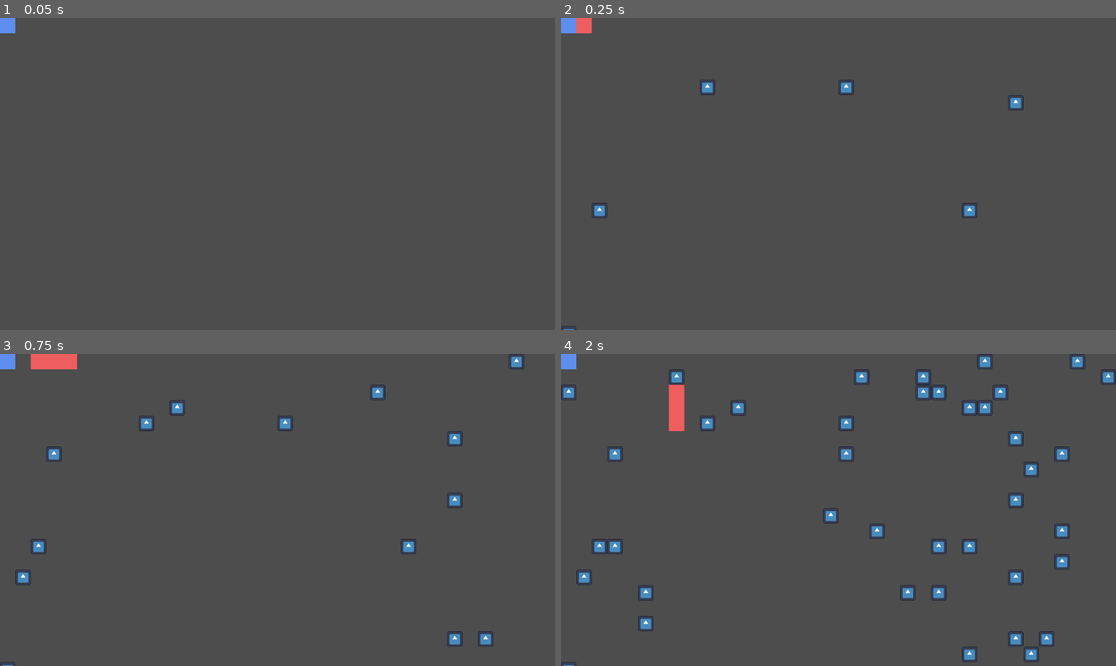
Above: before the commit, frames 1-4 (two rows, left to right).
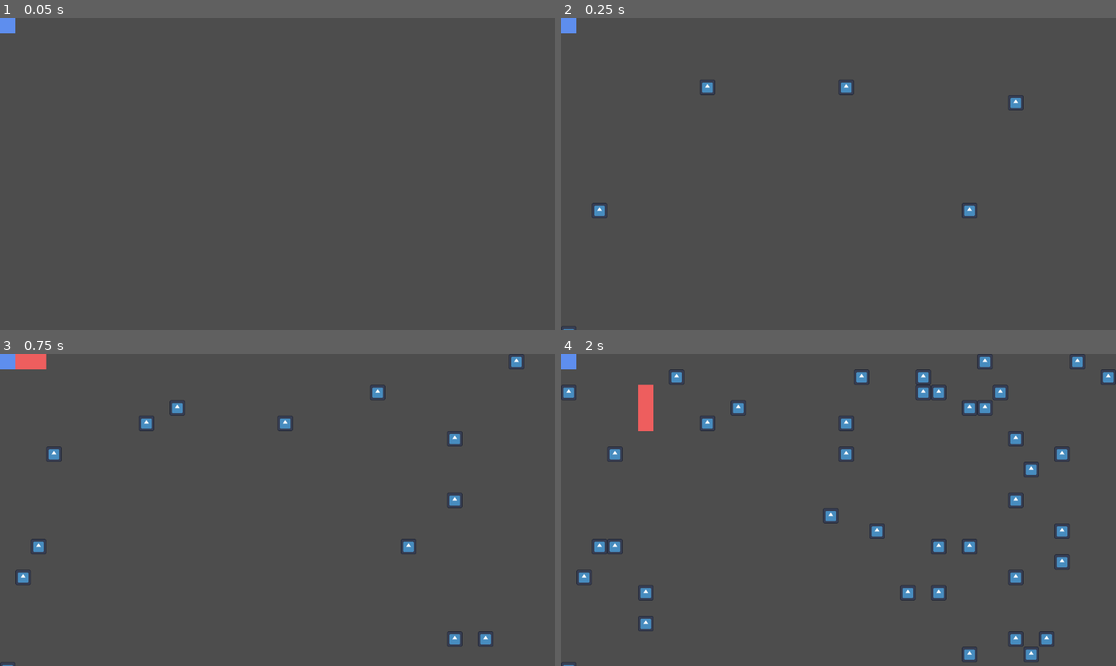
Above: after the commit, the same moments.

Repository: arrowira/MiniJam196Snake
Game: Godot game, scene res://scenes/main.tscn
The game is run twice, just before and just after one commit, with the same random seed, the same clock (stepped at 60 frames per second) and the same inputs. The engine's default icon, where the game draws it, is replaced by a stand-in: a white triangle on a blue panel in a dark square.
Inputs:
- Up to frame 1 (0.05 s): no input
- Up to frame 2 (0.25 s): no input
- Up to frame 3 (0.75 s): hold Right (p1right) from 0.53 s (still down); tap S (p2down) at 0.6 s
- Up to frame 4 (2 s): tap A (p2left) at 0.8, 1.35 s; release Right (p1right) at 1.28 s; hold Down (p1down) from 1.28 s (still down); tap D (p2right) at 1.55 s

Frame 1 is identical in both runs. In frame 2, 0.1% of the frame differs, in the area x 2-6%, y 0-5%; in frame 3, 0.4%; in frame 4, 0.8%, in the area x 13-23%, y 9-25%.

Commit message:
turn wait times

Diff:
--- a/minijam-196-proj/scripts/player1Movement.gd
+++ b/minijam-196-proj/scripts/player1Movement.gd
@@ -7,23 +7,30 @@
 var turnLimit = 10
 var stepTime = 3
 var running = true
+
+var turnStarted = false
+
 func _ready() -> void:
 	position = Vector2(0,0)
 func _physics_process(delta: float) -> void:
 	#inputs
 	if Input.is_action_just_pressed("p1down") and direction!=Vector2(0,-1):
 		direction = Vector2(0,1)
+		turnStarted = true
 	if Input.is_action_just_pressed("p1up") and direction!=Vector2(0,1):
 		direction = Vector2(0,-1)
+		turnStarted = true
 	if Input.is_action_just_pressed("p1right") and direction!=Vector2(-1,0):
 		direction = Vector2(1,0)
+		turnStarted = true
 	if Input.is_action_just_pressed("p1left") and direction!=Vector2(1,0):
 		direction = Vector2(-1,0)
+		turnStarted = true
 
 
 
 	timeSinceLastMove += delta*speed
-	if timeSinceLastMove > stepTime and running:
+	if timeSinceLastMove > stepTime and running and turnStarted:
 		turn+=1
 		position = position + direction*32
 		timeSinceLastMove = 0
@@ -31,4 +38,5 @@
 	if turn>turnLimit:
 		turn = 0
 		running = false
+		turnStarted=false
 		get_parent().get_parent().get_node("snakeB").get_node("head").running=true
--- a/minijam-196-proj/scripts/player2Movement.gd
+++ b/minijam-196-proj/scripts/player2Movement.gd
@@ -7,23 +7,30 @@
 var turnLimit = 10
 var stepTime = 3
 var running = false
+
+var turnStarted = false
+
 func _ready() -> void:
 	position = Vector2(0,0)
 func _physics_process(delta: float) -> void:
 	#inputs
 	if Input.is_action_just_pressed("p2down") and direction!=Vector2(0,-1):
 		direction = Vector2(0,1)
+		turnStarted = true
 	if Input.is_action_just_pressed("p2up") and direction!=Vector2(0,1):
 		direction = Vector2(0,-1)
+		turnStarted = true
 	if Input.is_action_just_pressed("p2right") and direction!=Vector2(-1,0):
 		direction = Vector2(1,0)
+		turnStarted = true
 	if Input.is_action_just_pressed("p2left") and direction!=Vector2(1,0):
 		direction = Vector2(-1,0)
+		turnStarted = true
 
 
 
 	timeSinceLastMove += delta*speed
-	if timeSinceLastMove > stepTime and running:
+	if timeSinceLastMove > stepTime and running and turnStarted:
 		turn+=1
 		position = position + direction*32
 		timeSinceLastMove = 0
@@ -31,4 +38,5 @@
 	if turn>turnLimit:
 		turn = 0
 		running = false
+		turnStarted=false
 		get_parent().get_parent().get_node("snakeA").get_node("head").running=true
